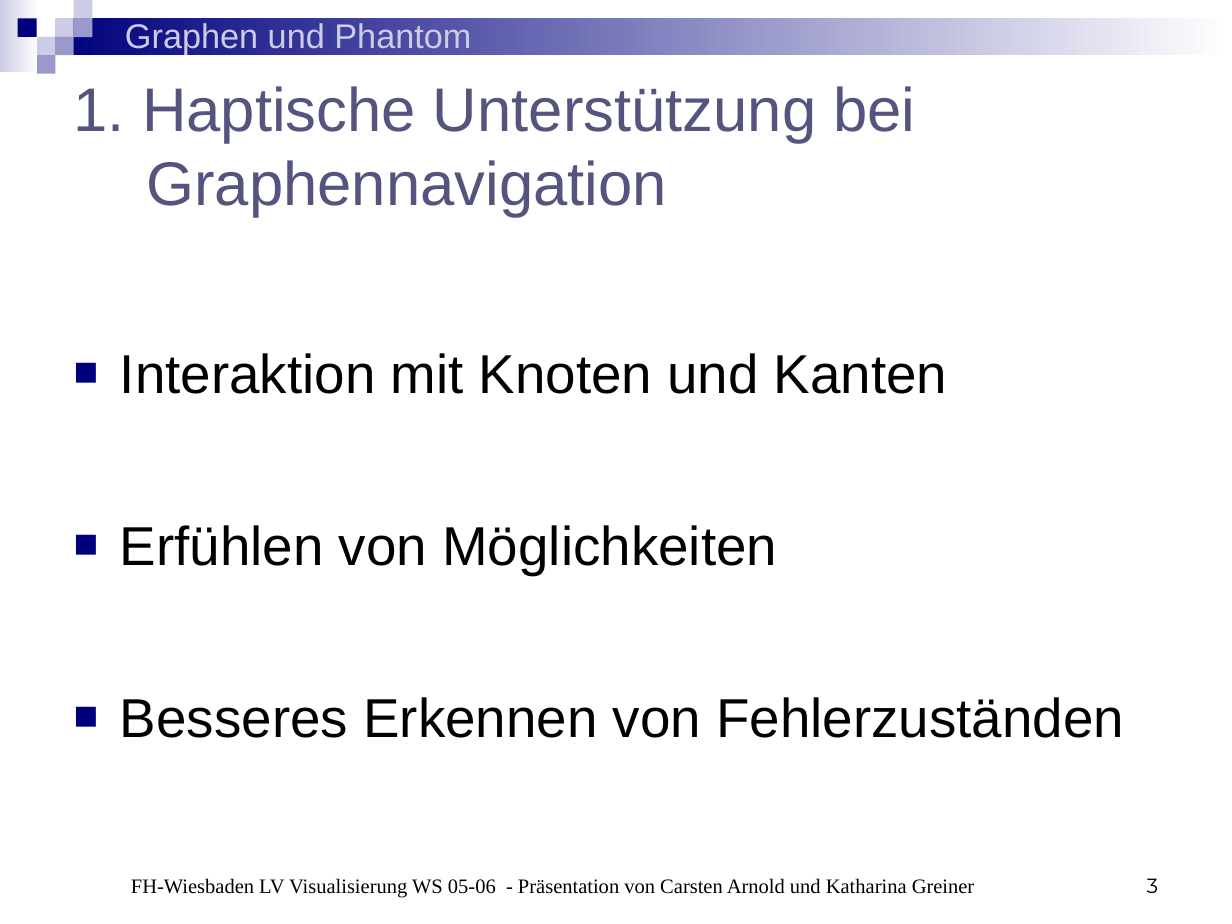
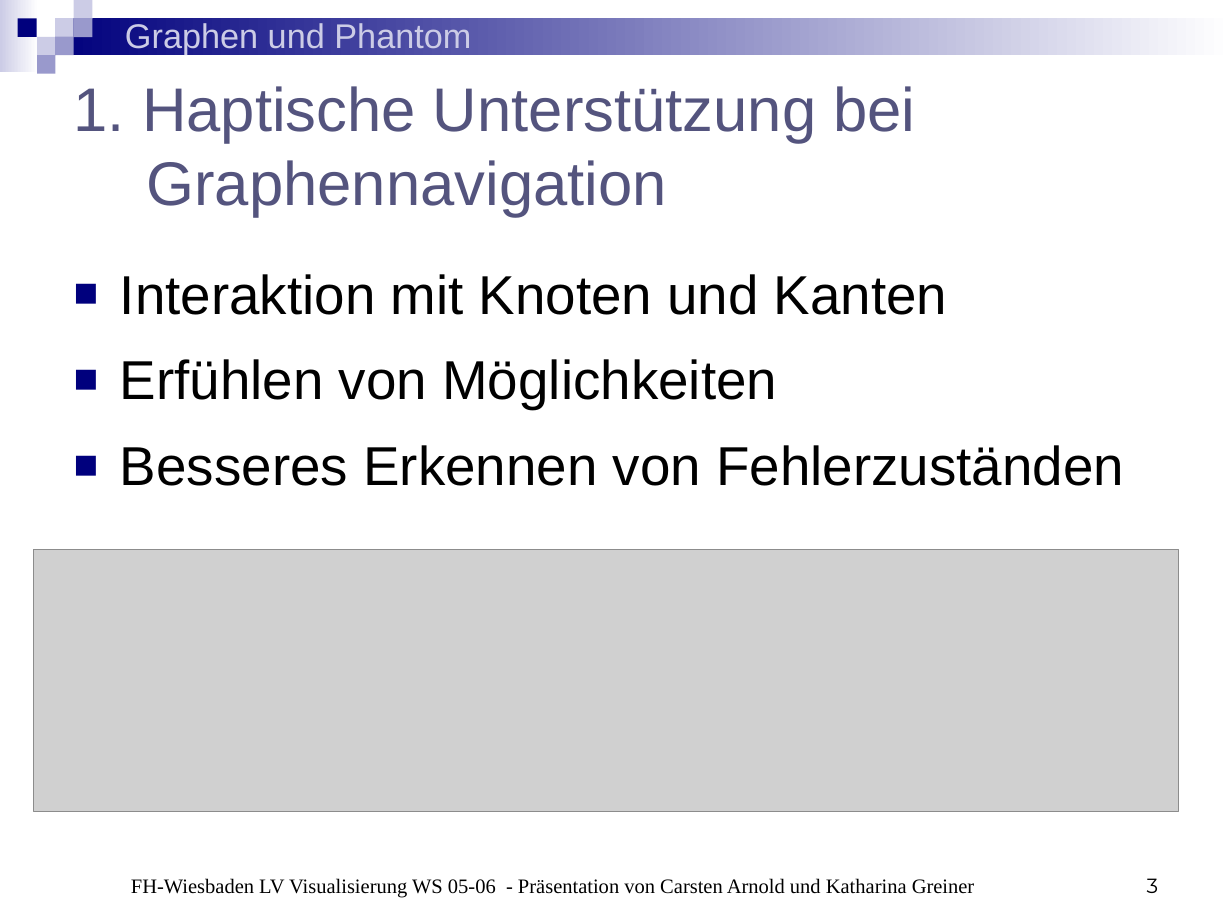
Before and after one commit to BackupTheBerlios/phantom-graphs-svn, a slide deck: slide 3 of trunk/Präsentationen/Präsentation4.ppt. Drawn at 1232x924 pixels with LibreOffice and Linux fonts; fonts in the diff are those of the drawing; grey boxes stand for pictures. Boxes give left, top, right and bottom in pixels: in the first picture for what was removed or moved away, otherwise in the second. Text is boxed around its words. In the diff, an @@ line names an element or a change of style, - is before the commit and + after.

```diff
--- a/trunk/Präsentationen/Präsentation4.ppt
+++ b/trunk/Präsentationen/Präsentation4.ppt
@@ text "Interaktion mit Knoten und Kanten" rewrapped from (120,353,1124,738) to (120,274,1124,486) @@
@@ picture added at (33,549,1178,812) @@
```
Also in this commit, not shown: 1 other slide changed, 1 other file.
